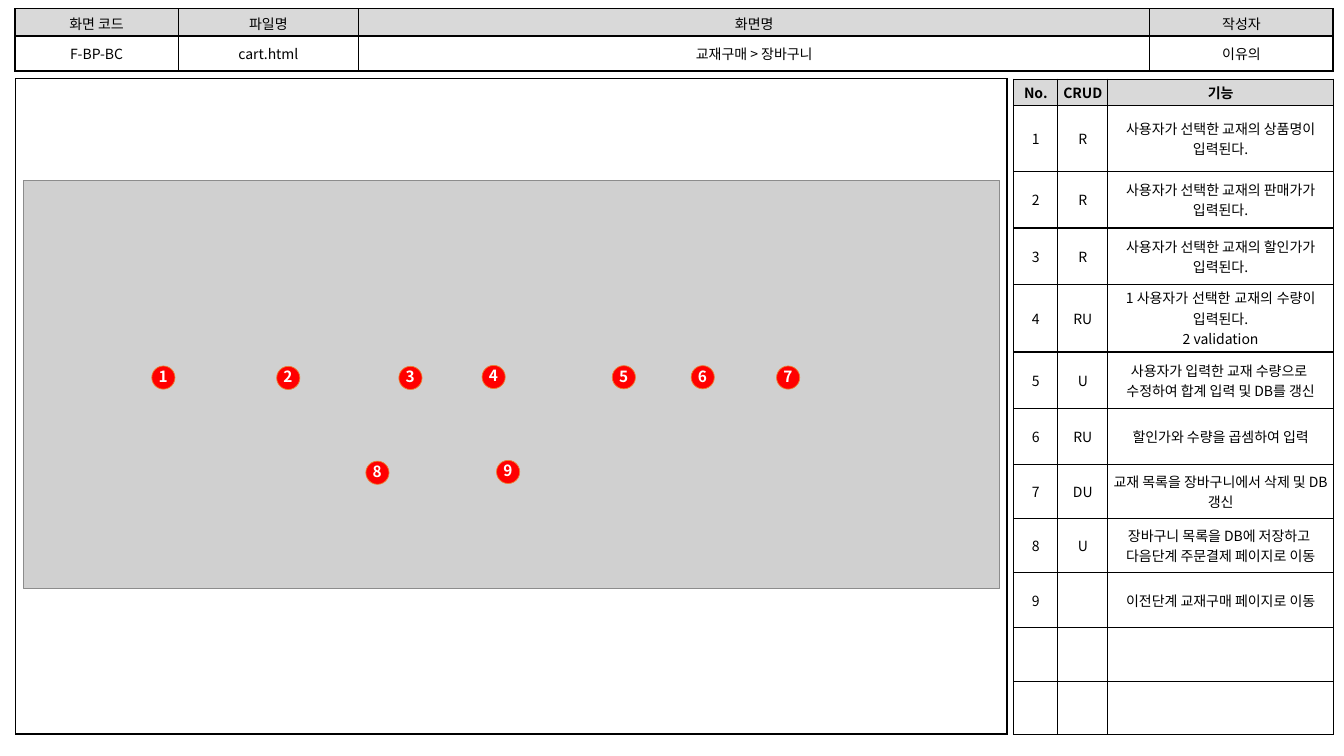
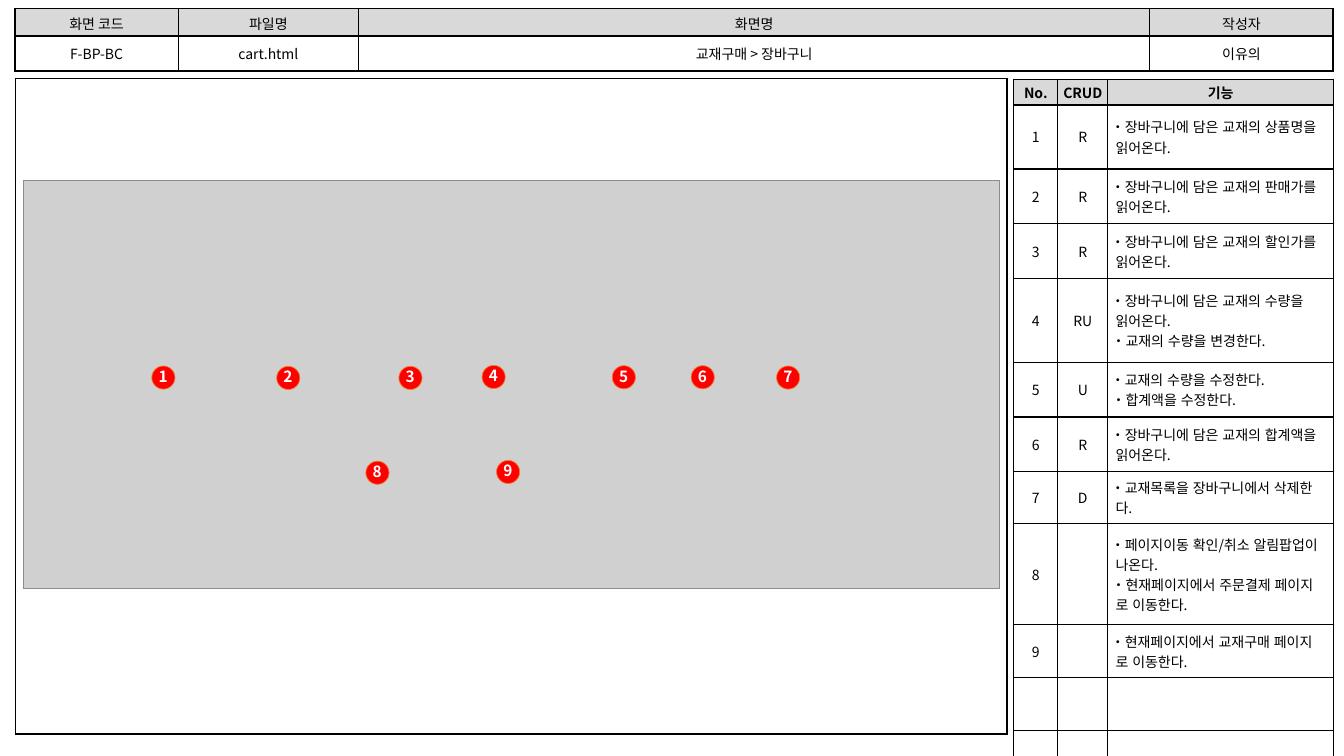
Before and after one commit to index506/cosmo6th_3thGroup, a slide deck: slide 2 of 3rd_Project/Member/Lee/기능,화면,테스트 문서/3th_Project_화면 설계도(이유의).pptx. Drawn at 1344x756 pixels with LibreOffice and Linux fonts; fonts in the diff are those of the drawing; grey boxes stand for pictures. Boxes give left, top, right and bottom in pixels: in the first picture for what was removed or moved away, otherwise in the second. Text is boxed around its words. In the diff, an @@ line names an element or a change of style, - is before the commit and + after.

```diff
--- a/3rd_Project/Member/Lee/기능,화면,테스트 문서/3th_Project_화면 설계도(이유의).pptx
+++ b/3rd_Project/Member/Lee/기능,화면,테스트 문서/3th_Project_화면 설계도(이유의).pptx
@@ table at (1014, 80, 1335, 735) @@
-row 2, column 3: 사용자가 선택한 교재의 상품명이 입력된다.
+row 2, column 3: ・장바구니에 담은 교재의 상품명을 / 읽어온다.
-row 3, column 3: 사용자가 선택한 교재의 판매가가 입력된다.
+row 3, column 3: ・장바구니에 담은 교재의 판매가를 / 읽어온다.
-row 4, column 3: 사용자가 선택한 교재의 할인가가 입력된다.
+row 4, column 3: ・장바구니에 담은 교재의 할인가를 / 읽어온다.
-row 5, column 3: 1 사용자가 선택한 교재의 수량이 입력된다. / 2 validation
+row 5, column 3: ・장바구니에 담은 교재의 수량을 / 읽어온다. / ・교재의 수량을 변경한다.
-row 6, column 3: 사용자가 입력한 교재 수량으로 / 수정하여 합계 입력 및 DB를 갱신
+row 6, column 3: ・교재의 수량을 수정한다. / ・합계액을 수정한다.
-row 7, column 2: RU
+row 7, column 2: R
-row 7, column 3: 할인가와 수량을 곱셈하여 입력
+row 7, column 3: ・장바구니에 담은 교재의 합계액을 / 읽어온다.
-row 8, column 2: DU
+row 8, column 2: D
-row 8, column 3: 교재 목록을 장바구니에서 삭제 및 DB갱신
+row 8, column 3: ・교재목록을 장바구니에서 삭제한 / 다.
-row 9, column 2: U
+row 9, column 2: 
-row 9, column 3: 장바구니 목록을 DB에 저장하고 / 다음단계 주문결제 페이지로 이동
+row 9, column 3: ・페이지이동 확인/취소 알림팝업이 / 나온다. / ・현재페이지에서 주문결제 페이지 / 로 이동한다.
-row 10, column 3: 이전단계 교재구매 페이지로 이동
+row 10, column 3: ・현재페이지에서 교재구매 페이지 / 로 이동한다.
```
Also in this commit, not shown: 8 other slides changed, 2 other files.
